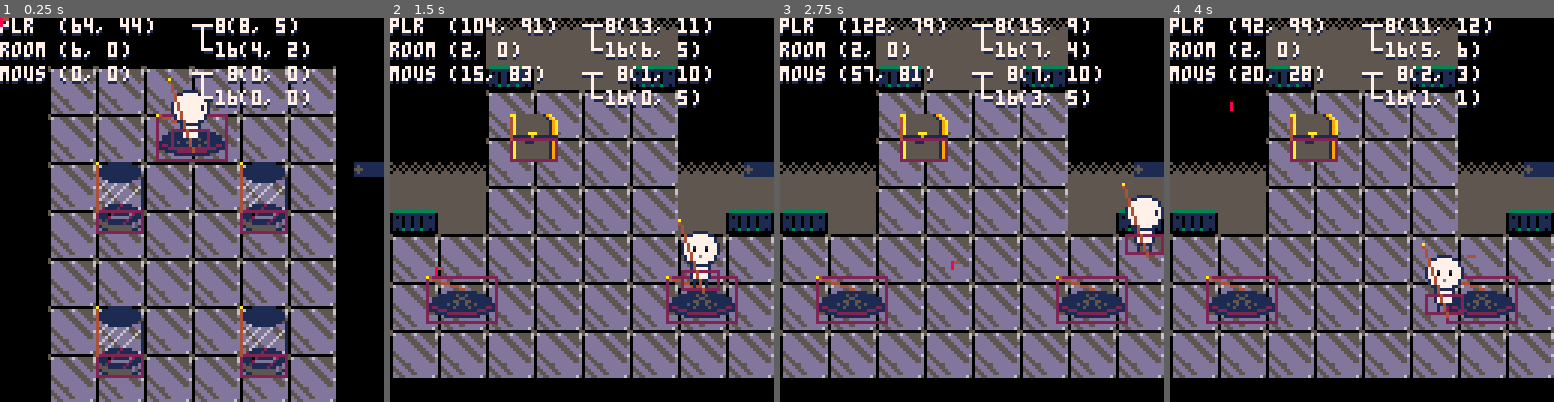
Above: before the commit, frames 1-4 (left to right).
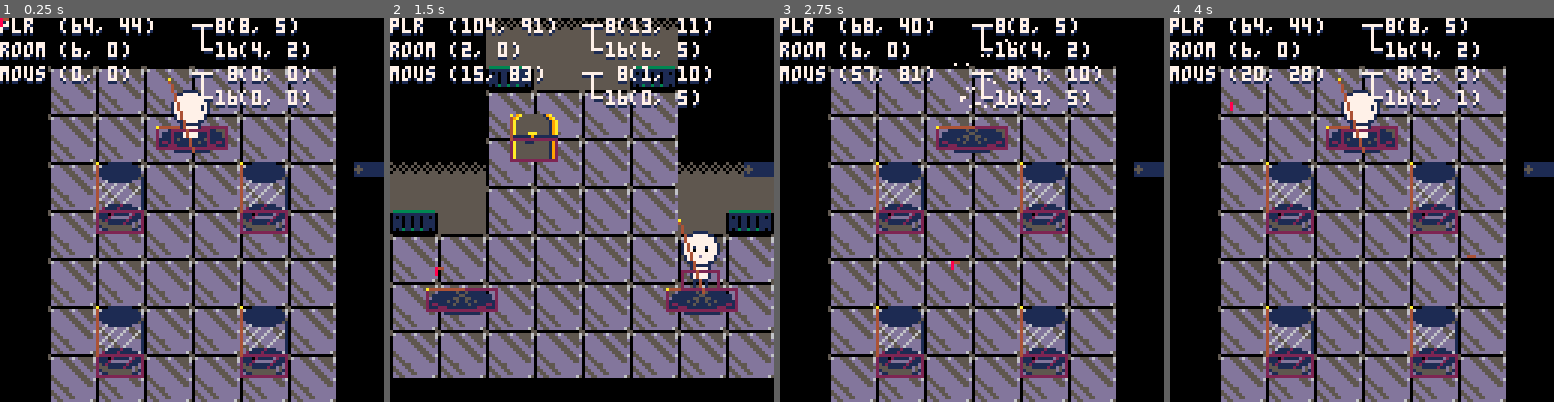
Above: after the commit, the same moments.

Repository: GiovanH/Pico8_Dev
Game: PICO-8 cartridge walkabout.p8
Two runs of this game, one before a commit and one after it. Both use one fixed random seed, a clock stepped at 60 frames per second and the inputs below.
Inputs (mouse positions are in pixels of both pictures, inside the frame that each line leads up to):
- Up to frame 1 (0.25 s): no input
- Up to frame 2 (1.5 s): tap X (X key) at 0.33, 1.07 s; click (670, 121) at 0.67 s; tap O (Z key) at 0.7 s; click (436, 267) at 1.22 s
- Up to frame 3 (2.75 s): hold Right 1.6-2.1 s; tap O (Z key) at 1.7, 2.1, 2.5 s; click (887, 114) at 1.77 s; tap X (X key) at 1.85 s; hold Up 2.15-2.42 s; click (952, 259) at 2.32 s; hold Right from 2.47 s (still down)
- Up to frame 4 (4 s): click (1404, 106) at 2.87 s; tap O (Z key) at 2.9, 3.3, 3.7 s; tap X (X key) at 2.97 s; release Right at 3.03 s; hold Left 3.08-3.58 s; click (1465, 256) at 3.42 s; hold Down 3.63-3.97 s; click (1231, 102) at 3.97 s

The runs differ from the first frame. In frame 1, 0.8% of the frame differs, in the area x 40-60%, y 25-38%; in frame 2, 2.1%; in frame 3, 63%; in frame 4, 64%, in the area x 0-100%, y 0-100%.

Commit message:
Portal compression

Diff:
--- a/walkabout.p8
+++ b/walkabout.p8
@@ -925,10 +925,15 @@
 }
 
 function newportal(pos, dest, deststate)
- o_portal = t_button(pos, 005, vec(24, 16))
- o_portal.anchor = vec(-12, -4)
- o_portal.shape_offset = vec(-12, -4)
+ o_portal = t_button(pos, 005, vec8(3,1))
+ o_portal.anchor = vec(-12, 0)
+ o_portal.shape_offset = vec(-12, 0)
  o_portal.tcol = 15
+ function o_portal:draw()
+  mob.draw(self)
+  local apos = self.pos:__add(self.anchor)
+  line(apos.x+6, apos.y+8, apos.x+17, apos.y+8, 1)
+ end
  function o_portal:spark()
   local grav = vec(0, 0.01)
   for i = 0, 24 do
@@ -959,7 +964,7 @@
    printh('Not Portalling (cooldown)')
    return
   end
-  if p.shape:within(self.shape) then
+  if p.shape:overlaps(self.shape) then
    self:spark()
    p:destroy()
    sfx(sfx_teleport)
@@ -1301,6 +1306,11 @@
  o_plush:addline("todo gio pls add flavor text for plush in complab")
  cur_room:add(o_plush)
 
+
+ o_corner = t_sign(vec16(0,11), false, vec16(5,5))
+ o_corner:addline("tHIS CORNER OF THE ROOM FEELS STRANGELY EMPTY AND UNOCCUPIED.")
+ cur_room:add(o_corner)
+
  cur_room:add(newportal(center, room_t))
 
 end
@@ -1343,7 +1353,7 @@
 
  o_chest = t_chest('science1',vec16(2, 10), 076, vec(2,3), 10)
  o_chest.getlines = {"iT'S ONE OF THOSE SCIENCE TUBE THINGS. jUST ABOUT BIG ENOUGH TO SQUEEZE INTO, EXCEPT THERE'S NO DOOR HOLE."}
- o_chest.emptylines = {"sOMEONE HAS CARVED A HOLE DIRECTLY INTO THE FLOOR TO GIVE THIS CHEST EXTRA STORAGE SPACE."}
+ o_chest.emptylines = {"sOMEONE HAS CARVED A HOLE INTO THE FLOOR TO GIVE THIS CHEST SPACE FOR AN EXTRA-TALL ITEM."}
  cur_room:add(o_chest)
 
  cur_room:add(newportal(vec(64, 36), room_t, {
@@ -1546,8 +1556,8 @@
 
  function o_lamppost:draw()
   paltt(self.tcol)
-  spr(111, self.pos:unpack())
-  spr(110, self.pos:__sub(vec8(0,4)):unpack())
+  spr(023, self.pos:unpack())
+  spr(022, self.pos:__sub(vec8(0,4)):unpack())
   local line_
   line_ = bbox(self.pos + vec(3, -25), vec(0, 25))
   line(mrconcat({line_:unpack()}, 0))
@@ -1600,6 +1610,7 @@
  vent=room_turbine,
  roof=room_roof
 })
+if (debug) menuitem(5,'toggle debug',function() debug = not debug end)
 
  prettify_map()
  room_lab()
Not shown, changed: 93 lines of the sprite sheet (__gfx__) section of walkabout.p8
